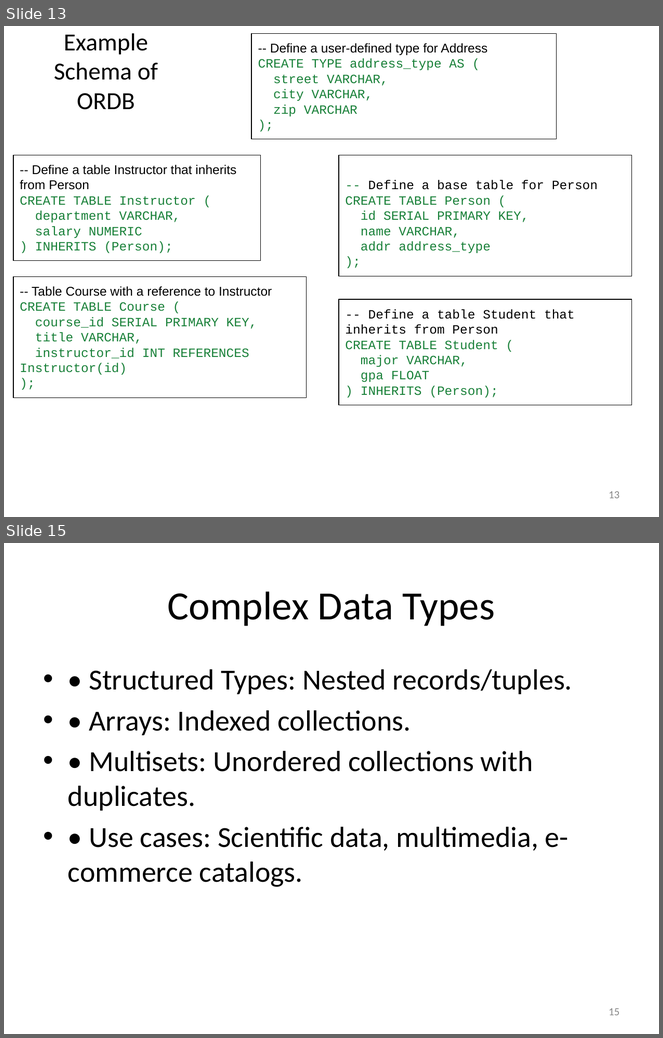
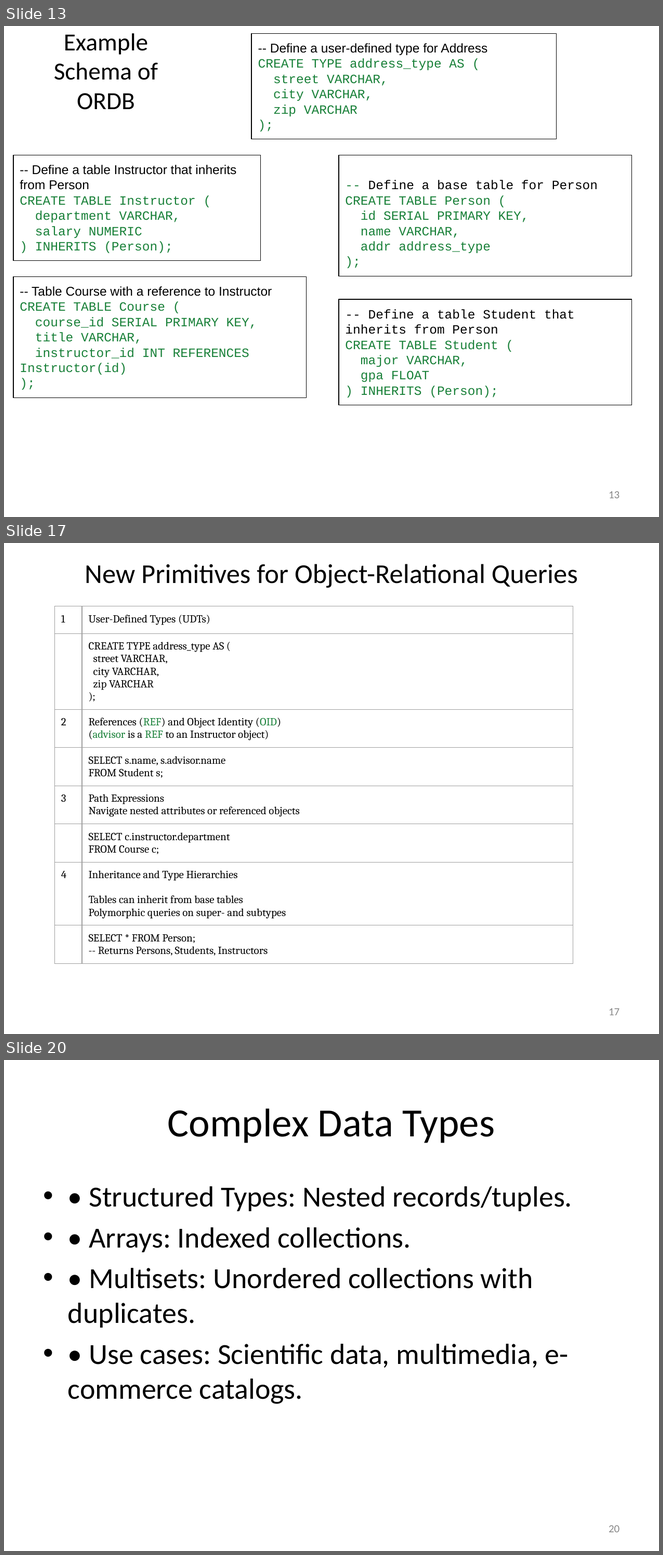
Before and after one commit to rizveeredwan/course-contents, a slide deck: CSE-3104/Slides/Introduction_to_modern_databases.pptx. Shown one above the other, each under a label of ours: slides 13 and 15 before the commit, slides 13, 17 and 20 after it; the slides between them are not shown. The pictures are 663x1038 and 663x1555 pixels, drawn with LibreOffice and Linux fonts; fonts in the diff are those of the drawing. Boxes give left, top, right and bottom in pixels: in the first picture for what was removed or moved away, otherwise in the second. Text is boxed around its words. In the diff, an @@ line names an element or a change of style, - is before the commit and + after.

Commit message:
with new data of Object Relational Query

```diff
--- a/CSE-3104/Slides/Introduction_to_modern_databases.pptx
+++ b/CSE-3104/Slides/Introduction_to_modern_databases.pptx
@@ slide 17 added at <box>4,543,659,1034</box>, background #FFFFFF @@
@@ title added at <box>85,564,578,588</box>, 30 pt, text #000000 @@
+New Primitives for Object-Relational Queries
@@ table added at <box>54,606,573,958</box>, 8 rows, 2 columns @@
+1 | User-Defined Types (UDTs)
+ | CREATE TYPE address_type AS ( / street VARCHAR, / city VARCHAR, / zip VARCHAR / );
+2 | References (REF) and Object Identity (OID) (advisor is a REF to an Instructor object)
+ | SELECT s.name, s.advisor.name / FROM Student s;
+3 | Path Expressions Navigate nested attributes or referenced objects
+ | SELECT c.instructor.department / FROM Course c;
+4 | Inheritance and Type Hierarchies / Tables can inherit from base tables Polymorphic queries on super- and subtypes
+ | SELECT * FROM Person; / -- Returns Persons, Students, Instructors
@@ page number added at <box>609,1008,620,1016</box>, 12 pt, text #888888 @@
+17
@@ what was slide 15 is now slide 20 @@
@@ page number at <box>609,1525,620,1533</box>: text changed @@
-15
+20
```
Also in this commit, not shown: 2 slides changed, 4 other slides added.
